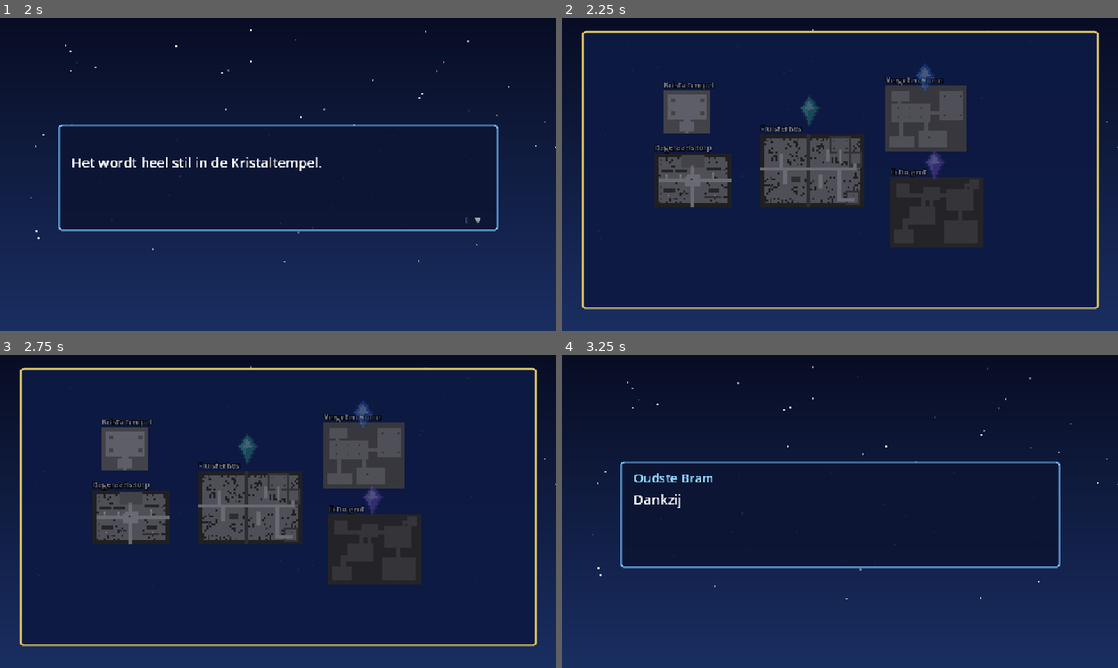
Above: before the commit, frames 1-4 (two rows, left to right).
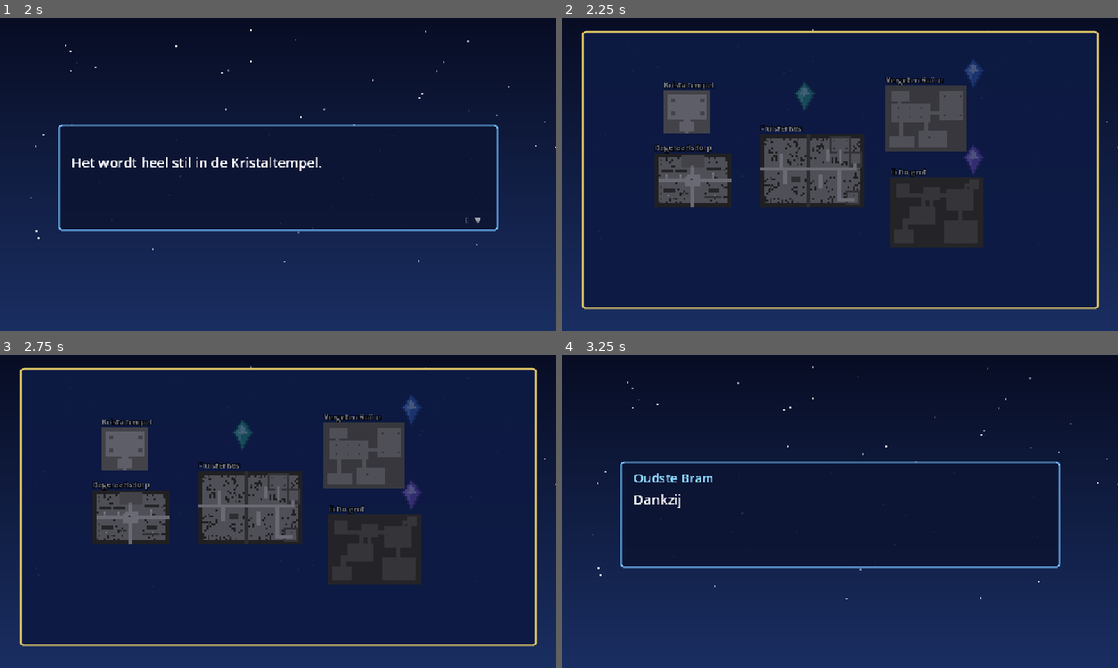
Above: after the commit, the same moments.

Repository: sjorswakka-sketch/bluemap
Game: Godot game, scene res://scenes/ending.tscn
Two runs of this game, one before a commit and one after it. Both use one fixed random seed, a clock stepped at 60 frames per second and the inputs below. This scene is started directly instead of the project's main scene.
Inputs:
- Up to frame 1 (2 s): tap Enter (ui_accept) at 0.5, 0.77, 1.52 s; hold D (move_right) 0.53-1.28 s; hold Space (attack) 0.53-1.28 s; tap Shift (dodge) at 0.8, 1.35 s; hold S (move_down) from 1.28 s (still down); tap E (interact) at 1.55 s
- Up to frame 2 (2.25 s): release S (move_down) at 2.03 s; hold D (move_right) from 2.03 s (still down); hold E (interact) from 2.03 s (still down)
- Up to frame 3 (2.75 s): keep holding D (move_right); keep holding E (interact); tap H (potion) at 2.3 s
- Up to frame 4 (3.25 s): tap Enter (ui_accept) at 2.75, 3.02 s; release D (move_right) at 2.78 s; release E (interact) at 2.78 s; hold W (move_up) from 2.78 s (still down); tap H (potion) at 2.85 s; tap Q (quests) at 3.05 s

Frame 1 is identical in both runs. In frame 2, 0.7% of the frame differs, in the area x 42-76%, y 13-52%; in frame 3, 0.7%; in frame 4, nothing differs.

Commit message:
Balans, doorspeeltest en reacties na het einde
- Minislijmpjes bij de baas (1 klap, laten soms een hartje vallen), baas met 60 levens, mildere schade
- Game-over-scherm toont waardoor je verslagen bent
- Dorpelingen reageren anders na het einde
- tests/playthrough_test.gd speelt het hele spel uit (van Bram tot het einde) met de echte kaarten
- tests/boss_sim.gd houdt schade per bron bij; tools/run_tests.sh draait beide tests

Co-Authored-By: Claude Sonnet 5.5 <noreply@anthropic.com>
Claude-Session: https://claude.ai/code/session_01NJUFKLxNTr7VKNgY7Kz1rW

Diff:
--- a/scripts/core/game_state.gd
+++ b/scripts/core/game_state.gd
@@ -36,6 +36,8 @@
 
 # Tijdelijke toestand (wordt niet opgeslagen).
 var in_game: bool = false
+var last_damage_source: String = "" # waardoor je het laatst geraakt bent (voor het game-over-scherm)
+var damage_log: Dictionary = {} # voor de balansbot
 var ended: bool = false
 var transitioning: bool = false
 var dialogue_open: bool = false
@@ -75,6 +77,8 @@
 	transitioning = false
 	dialogue_open = false
 	ui_owners = {}
+	last_damage_source = ""
+	damage_log = {}
 	_apply_pause()
 	hp_changed.emit()
 	items_changed.emit()
--- a/scripts/data/dialogue.gd
+++ b/scripts/data/dialogue.gd
@@ -177,6 +177,16 @@
 		"lines": ["Dat kristalzwaard is mijn beste werk. Meer kan ik er niet aan doen. Ga ze maar een lesje leren!"],
 	},
 
+	"greta_done": {
+		"speaker": "Greta",
+		"lines": ["De held van Azura in mijn smederij! Ik heb net nieuwe zwaarden gesmeed, voor op het feest. Nou ja, voor de taart."],
+		"do": [["set_flag", "heard_greta_done"]],
+		"branch": [
+			{"if": [["weapon", "crystal"]], "next": "greta_max"},
+			{"next": "greta_menu"},
+		],
+	},
+
 	# --- Tobias de koopman ---------------------------------------------------------------
 	"tobias_intro": {
 		"speaker": "Tobias",
@@ -206,6 +216,13 @@
 		"lines": ["Prima zaken doen met jou!"],
 	},
 
+	"tobias_done": {
+		"speaker": "Tobias",
+		"lines": ["Mijn omzet is verdubbeld sinds de Slijmkoning weg is! Alles blijft voor jou gewoon hetzelfde. Maar dan wel met een knipoog."],
+		"do": [["set_flag", "heard_tobias_done"]],
+		"next": "tobias_menu",
+	},
+
 	# --- Mila de herbergierster ----------------------------------------------------------
 	"mila_intro": {
 		"speaker": "Mila",
@@ -254,6 +271,13 @@
 		"do": [["take", "gel", 5], ["give", "potion", 3], ["coins", 25], ["finish_quest", "drank"], ["sound", "quest"]],
 	},
 
+	"mila_done": {
+		"speaker": "Mila",
+		"lines": ["De herberg zit vol met mensen die jou willen zien. Jouw bed is altijd vrij, held."],
+		"do": [["set_flag", "heard_mila_done"]],
+		"next": "mila_menu",
+	},
+
 	# --- Pim en Muis -----------------------------------------------------------------------
 	"pim_intro": {
 		"speaker": "Pim",
@@ -318,6 +342,14 @@
 			"Als die kaart echt breekt, wordt Azura weer wild. Gelukkig heb jij nu die opdracht!",
 		],
 	},
+	"anja_done": {
+		"speaker": "Anja",
+		"lines": ["Heb je het gehoord? De Blauwe Kaart straalt weer helderblauw! Alles dankzij jou."],
+	},
+	"joost_done": {
+		"speaker": "Joost",
+		"lines": ["De slijmen zijn rustiger nu de kaart weer heel is. Ik gaf er een een appel. Hij at hem op. Het was raar."],
+	},
 	"joost_talk": {
 		"speaker": "Joost",
 		"lines": [
--- a/scripts/data/enemies.gd
+++ b/scripts/data/enemies.gd
@@ -24,6 +24,12 @@
 		"sheet": "slime_red", "cell": 16, "scale": 2.0, "radius": 7.0, "shadow": 10.0,
 		"drops": [["coin", 1.0, 2], ["gel", 0.55, 1], ["heart", 0.15, 1], ["potion", 0.06, 1]],
 	},
+	"slime_mini": {
+		"name": "Minislijm", "hp": 1, "damage": 1, "behavior": "chase",
+		"speed": 40.0, "chase_speed": 58.0, "sight": 400.0,
+		"sheet": "slime", "cell": 16, "scale": 1.5, "radius": 5.0, "shadow": 7.0, "knockback": 300.0,
+		"drops": [["heart", 0.3, 1]],
+	},
 	"bat": {
 		"name": "Vleermuis", "hp": 2, "damage": 1, "behavior": "bat",
 		"speed": 90.0, "chase_speed": 120.0, "sight": 170.0,
@@ -43,7 +49,7 @@
 		"drops": [["coin", 1.0, 8], ["shard", 1.0, 1], ["heart", 1.0, 1]],
 	},
 	"king": {
-		"name": "De Slijmkoning", "hp": 70, "damage": 1, "slam_damage": 2, "behavior": "king", "boss": true,
+		"name": "De Slijmkoning", "hp": 60, "damage": 1, "slam_damage": 2, "behavior": "king", "boss": true,
 		"speed": 30.0, "chase_speed": 50.0, "sight": 400.0,
 		"sheet": "king", "cell": 48, "scale": 2.0, "radius": 20.0, "shadow": 36.0,
 		"start_inactive": true, "knockback": 0.0,
--- a/scripts/data/npcs.gd
+++ b/scripts/data/npcs.gd
@@ -18,6 +18,7 @@
 		"name": "Greta de smid", "sheet": "npc_greta",
 		"rules": [
 			{"if": [["no_flag", "met_greta"]], "talk": "greta_intro"},
+			{"if": [["quest", "main", "done"], ["no_flag", "heard_greta_done"]], "talk": "greta_done"},
 			{"if": [["weapon", "crystal"]], "talk": "greta_max"},
 			{"talk": "greta_menu"},
 		],
@@ -26,6 +27,7 @@
 		"name": "Tobias de koopman", "sheet": "npc_tobias",
 		"rules": [
 			{"if": [["no_flag", "met_tobias"]], "talk": "tobias_intro"},
+			{"if": [["quest", "main", "done"], ["no_flag", "heard_tobias_done"]], "talk": "tobias_done"},
 			{"talk": "tobias_menu"},
 		],
 	},
@@ -35,6 +37,7 @@
 			{"if": [["step", "drank", 1]], "talk": "mila_potion_done"},
 			{"if": [["quest", "drank", "active"]], "talk": "mila_potion_progress"},
 			{"if": [["no_flag", "met_mila"]], "talk": "mila_intro"},
+			{"if": [["quest", "main", "done"], ["no_flag", "heard_mila_done"]], "talk": "mila_done"},
 			{"talk": "mila_menu"},
 		],
 	},
@@ -56,11 +59,15 @@
 	},
 	"anja": {
 		"name": "Anja", "sheet": "npc_anja",
-		"rules": [{"talk": "anja_talk"}],
+		"rules": [
+			{"if": [["quest", "main", "done"]], "talk": "anja_done"},
+			{"talk": "anja_talk"},
+		],
 	},
 	"joost": {
 		"name": "Joost", "sheet": "npc_joost",
 		"rules": [
+			{"if": [["quest", "main", "done"]], "talk": "joost_done"},
 			{"if": [["has", "ruin_key", 1]], "talk": "joost_key"},
 			{"talk": "joost_talk"},
 		],
--- a/scripts/entities/enemy.gd
+++ b/scripts/entities/enemy.gd
@@ -110,7 +110,7 @@
 		touch_range = 0.0 # in de lucht kan hij niemand raken
 	if global_position.distance_to(player.global_position) < touch_range and touch_cooldown <= 0.0:
 		touch_cooldown = 0.8
-		player.hurt(global_position, data["damage"])
+		player.hurt(global_position, data["damage"], data["name"])
 	queue_redraw()
 
 
@@ -191,7 +191,7 @@
 			aim_dir = to_player.normalized()
 			if state_time > 0.55:
 				Sound.play("arrow", -4.0)
-				world.spawn_projectile("arrow", global_position, aim_dir, 150.0, data["damage"])
+				world.spawn_projectile("arrow", global_position, aim_dir, 150.0, data["damage"], data["name"] + " (pijl)")
 				state = "idle"
 				state_time = 0.0
 
@@ -226,10 +226,10 @@
 	world.ring(global_position + Vector2(0, 14), 56.0, Color(0.7, 0.85, 1.0))
 	slam_ring = 0.3
 	if global_position.distance_to(player.global_position) < 56.0:
-		player.hurt(global_position, int(data.get("slam_damage", data["damage"])))
+		player.hurt(global_position, int(data.get("slam_damage", data["damage"])), data["name"] + " (klap)")
 	if enraged:
 		for i in 6:
-			world.spawn_projectile("rock", global_position, Vector2.from_angle(TAU * float(i) / 6.0 + 0.3), 95.0, 1)
+			world.spawn_projectile("rock", global_position, Vector2.from_angle(TAU * float(i) / 6.0 + 0.3), 95.0, 1, data["name"] + " (steen)")
 
 
 # --- De Slijmkoning ---------------------------------------------------------------
@@ -283,21 +283,21 @@
 	world.ring(global_position + Vector2(0, 30), shock, Color(0.5, 0.95, 0.55))
 	slam_ring = 0.35
 	if global_position.distance_to(player.global_position) < shock:
-		player.hurt(global_position, 1 if phase == 1 else int(data.get("slam_damage", 2)))
+		player.hurt(global_position, 1 if phase == 1 else int(data.get("slam_damage", 2)), data["name"] + " (landing)")
 	var minions := 0
 	for enemy: Node in get_tree().get_nodes_in_group("enemies"):
-		if enemy != self and enemy.kind == "slime":
+		if enemy != self and enemy.kind == "slime_mini":
 			minions += 1
-	if (phase == 1 and hop_count % 3 == 0) or (phase == 3 and hop_count % 2 == 0):
-		if minions < 4:
+	if (phase == 1 and hop_count % 4 == 0) or (phase == 3 and hop_count % 3 == 0):
+		if minions < 3:
 			for i in 2:
-				world.spawn_enemy("slime", world.clamp_to_map(global_position + Vector2.from_angle(randf() * TAU) * 60.0))
+				world.spawn_enemy("slime_mini", world.clamp_to_map(global_position + Vector2.from_angle(randf() * TAU) * 60.0))
 	if phase >= 2:
 		var bullets := 3 if phase == 2 else 5
 		var to_player := _to_player().normalized()
 		for i in bullets:
 			var spread := (float(i) - float(bullets - 1) / 2.0) * 0.3
-			world.spawn_projectile("slimeball", global_position, to_player.rotated(spread), 115.0, 1)
+			world.spawn_projectile("slimeball", global_position, to_player.rotated(spread), 115.0, 1, data["name"] + " (slijmbal)")
 
 
 # --- Schade en dood ---------------------------------------------------------------
--- a/scripts/entities/player.gd
+++ b/scripts/entities/player.gd
@@ -158,9 +158,11 @@
 
 
 ## Wordt aangeroepen door vijanden en projectielen.
-func hurt(from_pos: Vector2, amount: int = 1) -> void:
+func hurt(from_pos: Vector2, amount: int = 1, source := "") -> void:
 	if invuln > 0.0 or GameState.ended or (roll_timer > ROLL_TIME - ROLL_SAFE_TIME):
 		return
+	GameState.last_damage_source = source
+	GameState.damage_log[source] = int(GameState.damage_log.get(source, 0)) + amount
 	GameState.hurt(amount)
 	Sound.play("hurt")
 	invuln = INVULN_TIME
--- a/scripts/entities/projectile.gd
+++ b/scripts/entities/projectile.gd
@@ -10,6 +10,7 @@
 var kind := "arrow"
 var velocity := Vector2.ZERO
 var damage := 1
+var source := ""
 var world: Node
 var age := 0.0
 var player: Node2D
@@ -25,7 +26,7 @@
 	if player == null:
 		player = Util.player(self)
 	if player and not GameState.ended and global_position.distance_to(player.global_position + Vector2(0, 4)) < 11.0:
-		player.hurt(global_position - velocity.normalized() * 8.0, damage)
+		player.hurt(global_position - velocity.normalized() * 8.0, damage, source)
 		queue_free()
 		return
 	queue_redraw()
--- a/scripts/ui/ending.gd
+++ b/scripts/ui/ending.gd
@@ -20,7 +20,7 @@
 	"temple": Vector2(150, 110), "village": Vector2(130, 240), "forest": Vector2(350, 200),
 	"ruins": Vector2(610, 100), "cave": Vector2(620, 290),
 }
-const CRYSTAL_SPOTS := [Vector2(450, 150), Vector2(690, 80), Vector2(710, 260)]
+const CRYSTAL_SPOTS := [Vector2(440, 120), Vector2(790, 70), Vector2(790, 250)]
 
 var pages: Array[Dictionary] = []
 var page := -1
--- a/scripts/ui/hud.gd
+++ b/scripts/ui/hud.gd
@@ -130,7 +130,7 @@
 	var x := 0.0
 	var entries := [
 		[Items.ITEMS["coin"]["icon"], str(GameState.coins), Color(1, 0.9, 0.4)],
-		[Items.ITEMS["crystal_bos"]["icon"], "%d/3" % GameState.crystal_count(), Color(0.6, 0.85, 1.0)],
+		[Items.ITEMS["crystal_bos"]["icon"], "%d/3" % (3 if GameState.flag("gate_temple") else GameState.crystal_count()), Color(0.6, 0.85, 1.0)],
 		[Items.ITEMS["potion"]["icon"], "%d [H]" % GameState.count("potion"), Color(1, 0.6, 0.7)],
 		[Items.ITEMS[Items.WEAPONS[GameState.weapon]["item"]]["icon"], "", Color.WHITE],
 	]
@@ -211,5 +211,6 @@
 func _show_game_over() -> void:
 	overlay_title.text = "Game over"
 	var has_save := GameState.has_save()
-	overlay_sub.text = ("Druk op R om verder te gaan vanaf je laatste opslag" if has_save else "Druk op R om opnieuw te beginnen") + "  ·  Esc voor het menu"
+	var by := "" if GameState.last_damage_source == "" else "Verslagen door: %s\n" % GameState.last_damage_source
+	overlay_sub.text = by + ("Druk op R om verder te gaan vanaf je laatste opslag" if has_save else "Druk op R om opnieuw te beginnen") + "  ·  Esc voor het menu"
 	overlay.visible = true
--- a/scripts/ui/menu_ui.gd
+++ b/scripts/ui/menu_ui.gd
@@ -203,7 +203,7 @@
 		"Levens:  %d / %d" % [GameState.hp, GameState.max_hp()],
 		"Snelheid:  %s" % ("snel (laarzen)" if GameState.count("boots") > 0 else "normaal"),
 		"Munten:  %d" % GameState.coins,
-		"Kristallen:  %d / 3" % GameState.crystal_count(),
+		"Kristallen:  %d / 3" % (3 if GameState.flag("gate_temple") else GameState.crystal_count()),
 		"Verslagen:  %d" % GameState.kills,
 		"Speeltijd:  %s" % format_time(GameState.play_time),
 	]
--- a/scripts/world.gd
+++ b/scripts/world.gd
@@ -346,9 +346,10 @@
 	return pickup
 
 
-func spawn_projectile(kind: String, pos: Vector2, dir: Vector2, speed: float, damage: int) -> void:
+func spawn_projectile(kind: String, pos: Vector2, dir: Vector2, speed: float, damage: int, source := "") -> void:
 	var projectile: Node2D = ProjectileScript.new()
 	projectile.kind = kind
+	projectile.source = source
 	projectile.velocity = dir.normalized() * speed
 	projectile.damage = damage
 	projectile.world = self
--- a/tests/boss_sim.gd
+++ b/tests/boss_sim.gd
@@ -86,6 +86,7 @@
 	else:
 		player.global_position = boss.global_position + Vector2(-110, 40)
 	var start_hp: int = gs.hp
+	gs.damage_log = {}
 	var damage_taken := 0
 	var potions_used := 0
 	var last_hp: int = gs.hp
@@ -140,16 +141,24 @@
 			danger = true
 
 		if not danger:
-			# Golem: eerst een stukje naast hem blijven, slaan als hij net geslagen heeft
-			var want := reach * 0.75
+			# Eerst minislijmpjes die dichtbij zijn, anders de baas
+			var target: Node2D = boss
+			var target_dist := dist
+			for enemy in get_nodes_in_group("enemies"):
+				if enemy != boss and enemy.global_position.distance_to(player.global_position) < 70.0:
+					target = enemy
+					target_dist = enemy.global_position.distance_to(player.global_position)
+					break
+			var to_target: Vector2 = target.global_position - player.global_position
+			var want: float = (reach + target.radius) * 0.8
 			if boss_kind == "golem" and boss.state == "windup":
 				move = -to_boss.normalized()
-			elif dist > want:
-				move = to_boss.normalized()
+			elif target_dist > want:
+				move = to_target.normalized()
 			else:
 				move = Vector2.ZERO
-			if dist < reach + boss.radius - 4.0 and player.cooldown <= 0.0:
-				player.facing = to_boss.normalized()
+			if target_dist < reach + target.radius - 4.0 and player.cooldown <= 0.0:
+				player.facing = to_target.normalized()
 				pause_attack += 1
 				press("attack")
 		steer(move)
@@ -162,7 +171,7 @@
 		won = false
 	world.queue_free()
 	await frames(3)
-	return [won, seconds, damage_taken, potions_used, start_hp]
+	return [won, seconds, damage_taken, potions_used, start_hp, gs.damage_log.duplicate()]
 
 
 func _run() -> void:
@@ -176,6 +185,7 @@
 		var total_time := 0.0
 		var total_damage := 0
 		var total_potions := 0
+		var by_source := {}
 		for i in EPISODES:
 			var result: Array = await fight(config[0], config[1], config[2], config[3])
 			if result[0]:
@@ -183,7 +193,13 @@
 				total_time += result[1]
 			total_damage += result[2]
 			total_potions += result[3]
+			for src in result[5]:
+				by_source[src] = int(by_source.get(src, 0)) + int(result[5][src])
 		var avg_time := total_time / maxf(float(wins), 1.0)
 		print("%-6s zwaard %-8s hartjes %d  drankjes %d:  gewonnen %d/%d  gem. tijd %5.1fs  schade/gevecht %.1f  drankjes/gevecht %.1f" % [
 			config[0], config[1], 5 + config[2], config[3], wins, EPISODES, avg_time, float(total_damage) / EPISODES, float(total_potions) / EPISODES])
+		var parts: Array = []
+		for src in by_source:
+			parts.append("%s %.1f" % [src, float(by_source[src]) / EPISODES])
+		print("        schade per bron: ", ", ".join(parts))
 	quit()
--- /dev/null
+++ b/tests/playthrough_test.gd
@@ -0,0 +1,226 @@
+extends SceneTree
+## Speelt het hele spel uit, van begin tot eind, met de echte kaartgegevens:
+## Bram -> sleutelkist -> poortje -> drie kristallen (met minibazen) -> tempel -> baas -> einde.
+##
+##   godot --headless --fixed-fps 60 --path . -s tests/playthrough_test.gd
+##
+## Zo weten we zeker dat het spel uit te spelen is: alle poortjes, sleutels, kisten en doorgangen werken.
+
+const Maps := preload("res://scripts/maps/registry.gd")
+
+var failures := 0
+var gs: Node
+var world: Node2D
+
+
+func check(cond: bool, label: String) -> void:
+	if cond:
+		print("  ok   ", label)
+	else:
+		print("  FAIL ", label)
+		failures += 1
+
+
+func frames(n: int) -> void:
+	for i in n:
+		await process_frame
+
+
+func _initialize() -> void:
+	_run.call_deferred()
+
+
+func objects(map_id: String, type: String) -> Array:
+	return Maps.get_map(map_id)["objects"].filter(func(o: Dictionary) -> bool: return o["type"] == type)
+
+
+func tile_center(pos: Array) -> Vector2:
+	return Vector2(float(pos[0]) * 32.0 + 16.0, float(pos[1]) * 32.0 + 16.0)
+
+
+func put_player(pos: Vector2) -> void:
+	world.player.global_position = pos
+	world.player.velocity = Vector2.ZERO
+	world.player.invuln = 999.0
+	await frames(3)
+
+
+func through_portal(to_map: String) -> void:
+	var from_map: String = gs.map_id
+	for obj: Dictionary in objects(from_map, "portal"):
+		if obj["to"] == to_map:
+			var size: Array = obj.get("size", [1, 1])
+			var rect := Rect2(Vector2(obj["pos"][0], obj["pos"][1]) * 32.0, Vector2(size[0], size[1]) * 32.0)
+			await put_player(rect.get_center() + Vector2(0, 64))
+			await put_player(rect.get_center())
+			await frames(90)
+			check(gs.map_id == to_map, "%s -> %s door de doorgang" % [from_map, to_map])
+			return
+	check(false, "%s heeft een doorgang naar %s" % [from_map, to_map])
+
+
+func find_node(group: String, test: Callable) -> Node:
+	for node in get_nodes_in_group(group):
+		if test.call(node):
+			return node
+	return null
+
+
+func collect_pickup(item: String) -> void:
+	for pickup in get_nodes_in_group("pickups"):
+		if pickup.item == item:
+			await put_player(pickup.global_position)
+			await frames(5)
+			return
+
+
+func collect_all_drops() -> void:
+	for pickup in get_nodes_in_group("pickups"):
+		if is_instance_valid(pickup) and pickup.age < 5.0:
+			await put_player(pickup.global_position)
+			await frames(4)
+
+
+func kill_boss(kind: String, flag: String) -> void:
+	var boss: Node = find_node("boss", func(b): return b.kind == kind)
+	check(boss != null, "%s staat er" % kind)
+	if boss == null:
+		return
+	await put_player(boss.global_position + Vector2(-30, 0))
+	boss.hurt(9999, Vector2.RIGHT)
+	await frames(10)
+	check(gs.flag(flag), "%s verslagen (vlag %s)" % [kind, flag])
+	await collect_all_drops()
+
+
+func talk(talk_id: String, picks: Array = []) -> void:
+	gs.start_dialogue(talk_id)
+	await frames(2)
+	var index := 0
+	var guard := 0
+	while world.dialogue.active and guard < 300:
+		guard += 1
+		if not world.dialogue.buttons.is_empty():
+			var choice: int = picks[index] if index < picks.size() else world.dialogue.buttons.size() - 1
+			index += 1
+			world.dialogue.buttons[mini(choice, world.dialogue.buttons.size() - 1)].pressed.emit()
+		else:
+			var down := InputEventAction.new()
+			down.action = "interact"
+			down.pressed = true
+			root.push_input(down)
+		await frames(2)
+
+
+func _run() -> void:
+	gs = root.get_node("GameState")
+	gs.new_game()
+	gs.in_game = true
+	world = load("res://scenes/main.tscn").instantiate()
+	root.add_child(world)
+	current_scene = world
+	await frames(5)
+
+	print("Dageraadsdorp")
+	check(gs.map_id == "village" and gs.tracked_text().begins_with("Praat met"), "het spel begint met een duidelijk doel")
+	await talk("bram_intro", [0])
+	check(gs.quest_state("main") == "active" and gs.count("potion") == 1, "Bram geeft de hoofdopdracht")
+
+	print("Fluisterbos")
+	await through_portal("forest")
+	var key_chest: Node = find_node("interactable", func(n): return n.has_method("interact") and "contents" in n and n.contents[0][0] == "ruin_key")
+	check(key_chest != null, "de sleutelkist staat in het bos")
+	await put_player(key_chest.global_position + Vector2(0, 28))
+	key_chest.interact()
+	check(gs.count("ruin_key") == 1, "sleutel gevonden")
+	await collect_pickup("crystal_bos")
+	check(gs.count("crystal_bos") == 1, "bos-kristal opgepakt")
+	var cat: Node = find_node("npc", func(n): return n.npc_id == "muis_bos")
+	check(cat != null, "Muis zit in het bos")
+	await talk("pim_intro", [0])
+	await talk("muis_bos")
+	check(gs.quest_step("kat") == 1, "kat gevonden (zij-opdracht)")
+	await collect_pickup("potion")
+
+	print("Vergeten Ruïne")
+	var gate: Node = find_node("interactable", func(n): return "gate_id" in n and n.gate_id == "ruin")
+	check(gate != null and gate.blocked, "het poortje zit dicht")
+	await put_player(gate.global_position + Vector2(0, 30))
+	gate.interact()
+	await frames(5)
+	check(not gate.blocked, "sleutel opent het poortje")
+	await through_portal("ruins")
+	await talk("wilfred_intro", [0])
+	await kill_boss("golem", "golem_ruins")
+	await collect_pickup("crystal_ruine")
+	check(gs.count("crystal_ruine") == 1 and gs.count("shard") >= 1, "ruïne-kristal en kristalscherf")
+	await through_portal("forest")
+
+	print("Echo-grot")
+	await through_portal("cave")
+	var medal_chest: Node = find_node("interactable", func(n): return "contents" in n and n.contents[0][0] == "medallion")
+	var heart_chest: Node = find_node("interactable", func(n): return "contents" in n and n.contents[0][0] == "heart_container")
+	check(medal_chest != null and heart_chest != null, "medaillon en hartcontainer liggen in kisten")
+	await put_player(medal_chest.global_position + Vector2(0, 28))
+	medal_chest.interact()
+	await put_player(heart_chest.global_position + Vector2(0, 28))
+	heart_chest.interact()
+	check(gs.count("medallion") == 1 and gs.max_hp() == 6, "medaillon en hartcontainer (6 hartjes)")
+	await kill_boss("golem", "golem_cave")
+	await collect_pickup("crystal_grot")
+	check(gs.count("crystal_grot") == 1 and gs.count("shard") >= 2, "grot-kristal en genoeg kristalscherven")
+	await through_portal("forest")
+
+	print("Terug naar het dorp")
+	gs.give("gel", 13, true)
+	gs.coins = 400
+	await through_portal("village")
+	check(gs.quest_step("main") == 1, "met drie kristallen: breng ze naar Bram")
+	await talk("pim_cat_back")
+	await talk("wilfred_return")
+	check(gs.quest_state("kat") == "done" and gs.quest_state("medaillon") == "done" and gs.max_hp() == 7, "zij-opdrachten afgerond (7 hartjes)")
+	await talk("greta_menu", [0, 0])
+	await talk("greta_menu", [0, 0])
+	check(gs.weapon == "crystal", "het kristalzwaard is gesmeed")
+	await talk("bram_crystals")
+	check(gs.flag("gate_temple") and gs.quest_step("main") == 2, "Bram opent de tempel")
+	await talk("mila_menu", [0])
+
+	print("Kristaltempel")
+	await through_portal("temple")
+	check(gs.map_id == "temple", "de tempeldeur gaat open")
+	var king: Node = find_node("boss", func(b): return b.kind == "king")
+	check(king != null and not king.active, "de Slijmkoning wacht")
+	var trigger_obj: Dictionary = objects("temple", "trigger")[0]
+	var tsize: Array = trigger_obj["size"]
+	var trect := Rect2(Vector2(trigger_obj["pos"][0], trigger_obj["pos"][1]) * 32.0, Vector2(tsize[0], tsize[1]) * 32.0)
+	await put_player(trect.get_center())
+	await frames(5)
+	check(world.dialogue.active, "de baas begroet je")
+	while world.dialogue.active:
+		var down := InputEventAction.new()
+		down.action = "interact"
+		down.pressed = true
+		root.push_input(down)
+		await frames(3)
+	check(king.active and gs.flag("boss_started"), "het gevecht begint")
+	var arena_gate: Node = find_node("interactable", func(n): return "gate_id" in n and n.gate_id == "arena")
+	check(arena_gate == null or arena_gate.blocked, "de deur gaat dicht")
+	var ending := [0]
+	gs.ending_requested.disconnect(world._on_ending)
+	gs.ending_requested.connect(func() -> void: ending[0] += 1)
+	king.hp = 5
+	await put_player(king.global_position + Vector2(-40, 0))
+	king.state = "idle"
+	king.hurt(99, Vector2.RIGHT)
+	await frames(180)
+	check(gs.flag("boss_defeated") and ending[0] == 1, "baas verslagen en het einde begint")
+
+	print("")
+	print("Speeltijd in de test: %s" % ("%.0f seconden" % gs.play_time))
+	if failures == 0:
+		print("PLAYTHROUGH OK")
+		quit(0)
+	else:
+		print("PLAYTHROUGH: %d fout(en)" % failures)
+		quit(1)
--- a/tests/smoke_test.gd
+++ b/tests/smoke_test.gd
@@ -295,6 +295,14 @@
 		await frames(2)
 
 
+## Welk gesprek een personage nu zou voeren (dezelfde regels als in npc.gd).
+func pick_talk(npc_id: String) -> String:
+	for rule: Dictionary in Npcs.NPCS[npc_id]["rules"]:
+		if not rule.has("if") or gs.check_all(rule["if"]):
+			return rule["talk"]
+	return ""
+
+
 func count_children_with_script(file_name: String) -> int:
 	var total := 0
 	for child in world.entities.get_children():
@@ -644,6 +652,18 @@
 	await run_dialogue("wilfred_return")
 	check(gs.quest_state("medaillon") == "done" and gs.count("shard") == 2, "Wilfred beloont met kristalscherven")
 
+	# Na het einde reageren de dorpelingen anders
+	gs.new_game()
+	gs.set_flag("met_greta")
+	gs.start_quest("main")
+	gs.finish_quest("main")
+	check(pick_talk("anja") == "anja_done" and pick_talk("joost") == "joost_done" and pick_talk("hein") == "hein_done", "dorpelingen reageren op het einde")
+	check(pick_talk("greta") == "greta_done", "Greta feliciteert je een keer")
+	await run_dialogue("greta_done", [1])
+	check(pick_talk("greta") == "greta_menu" and gs.flag("heard_greta_done"), "daarna werkt de smid weer gewoon")
+	gs.new_game()
+	check(pick_talk("bram") == "bram_intro" and pick_talk("greta") == "greta_intro", "vóór het einde krijg je de gewone gesprekken")
+
 	print("Poorten, kisten en altaren")
 	gs.new_game()
 	world.load_map("forest", "start")
Not shown, added: tests/playthrough_test.gd.uid
Not shown, changed: tools/run_tests.sh
